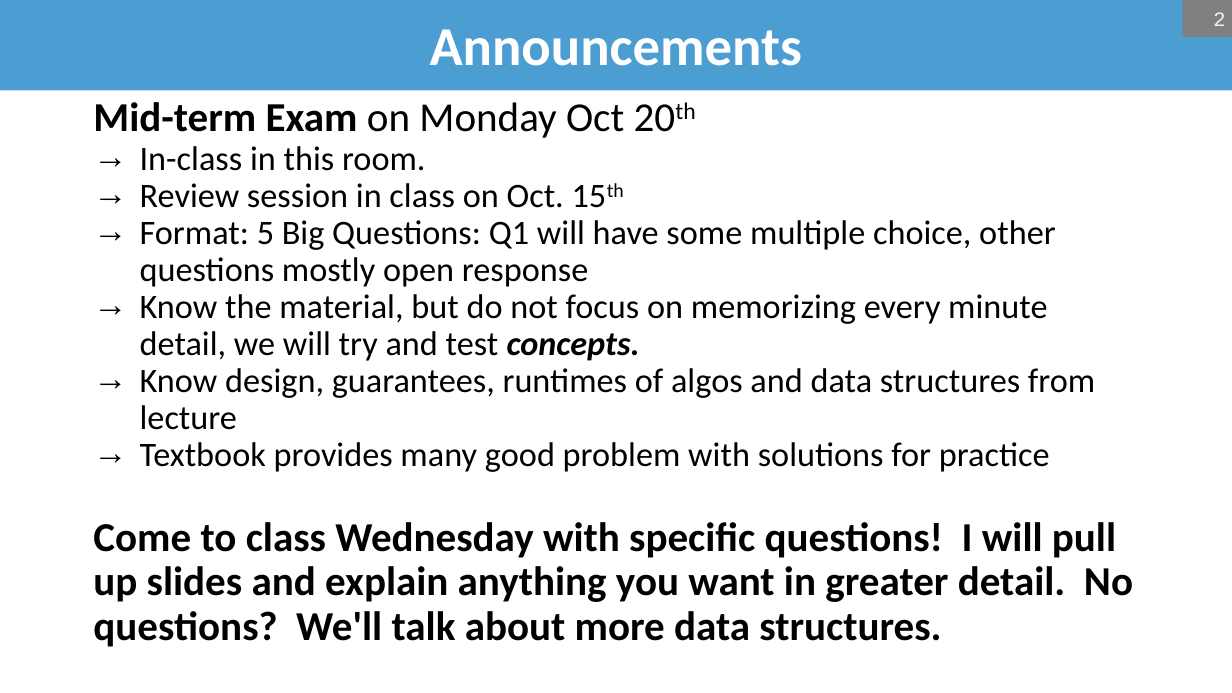
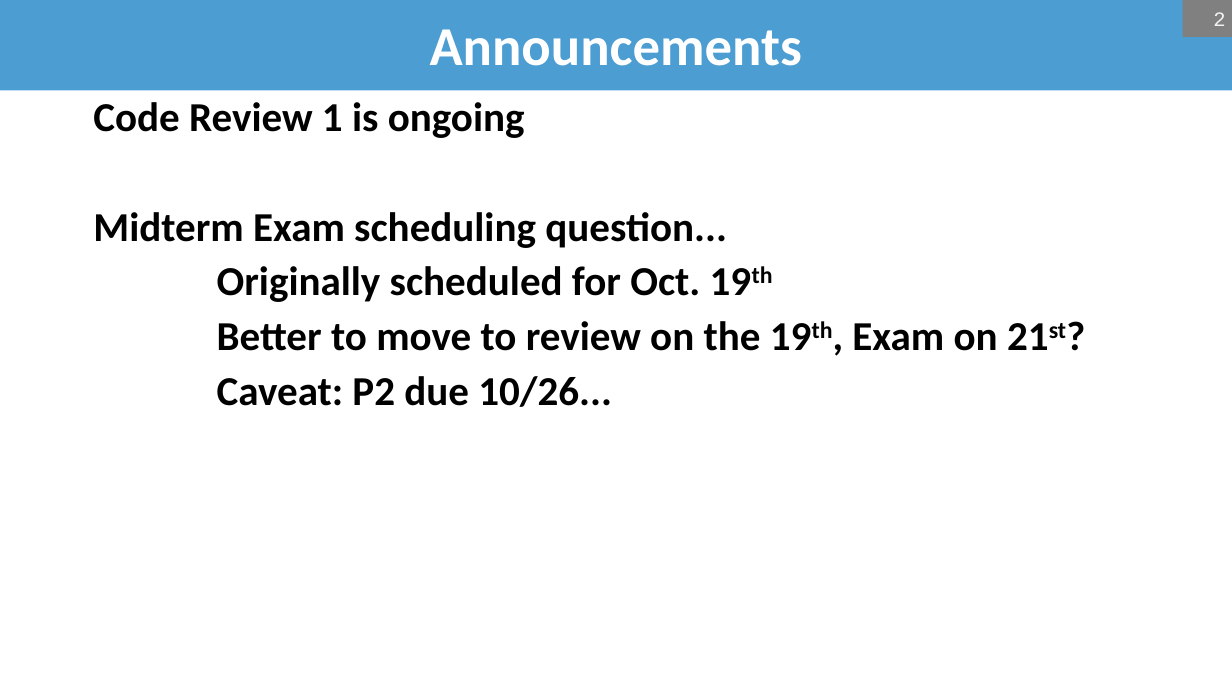
Before and after one commit to bsb20/bsb20.github.io, a slide deck: slide 2 of docs/421_f26/lectures/L12_joins.pptx. Drawn at 1232x693 pixels with LibreOffice and Linux fonts; fonts in the diff are those of the drawing; background and template pictures are left out. Boxes give left, top, right and bottom in pixels: in the first picture for what was removed or moved away, otherwise in the second. Text is boxed around its words. In the diff, an @@ line names an element or a change of style, - is before the commit and + after.

```diff
--- a/docs/421_f26/lectures/L12_joins.pptx
+++ b/docs/421_f26/lectures/L12_joins.pptx
@@ text at <box>93,102,998,407</box>: text changed; size 20 to 24 pt; bold on @@
-Mid-term Exam on Monday Oct 20th
-  → In-class in this room.
-  → Review session in class on Oct. 15th
-  → Format: 5 Big Questions: Q1 will have some multiple choice, other questions mostly open response
-  → Know the material, but do not focus on memorizing every minute detail, we will try and test concepts.
-  → Know design, guarantees, runtimes of algos and data structures from lecture
-  → Textbook provides many good problem with solutions for practice
-Come to class Wednesday with specific questions! I will pull up slides and explain anything you want in greater detail. No questions? We'll talk about more data structures.
+Code Review 1 is ongoing
+Midterm Exam scheduling question...
+Originally scheduled for Oct. 19th
+Better to move to review on the 19th, Exam on 21st?
+Caveat: P2 due 10/26...
```
Also in this commit, not shown: 24 other slides changed, 1 slide added, 1 other file.
